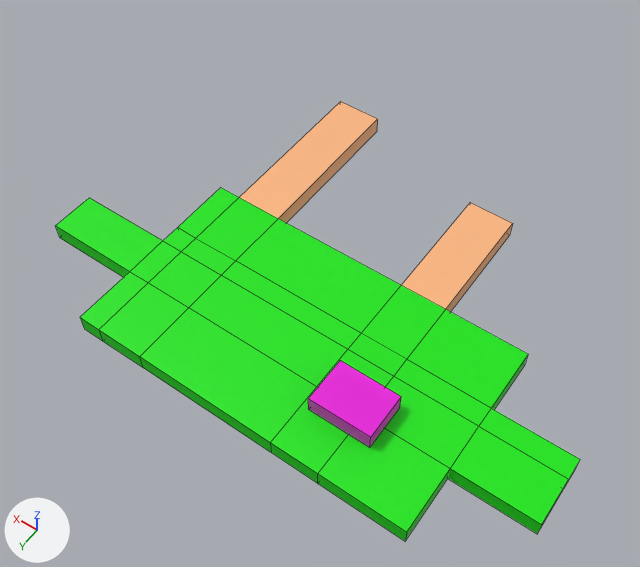
Before and after pictures for a commit that changed the Blender file Client/Assets/Models/Pier.blend.
Before and after are seen from a 50 mm lens placed at (-30.7, 39.6, 73.4), pointed at (1.4, -5.3, 2.7). Lighting does not change. The marker at lower left points along +X, +Y and +Z. Mesh edges are drawn as thin lines.

Script lines for the objects in view, before the commit:
```python
me_cube = bpy.data.meshes.new('Cube')
me_cube.from_pydata(...)  # 78 vertices, 76 faces; spans x -1.47..1.57, y -2.79..1.0, z -1.0..1.0
# faces by material slot: [66, 10]
me_cube.materials.append(mat_material)  # green #0be700
me_cube.materials.append(mat_material_002)  # beige #ffb882
me_cube_002 = bpy.data.meshes.new('Cube.002')
me_cube_002.from_pydata(...)  # a box spanning x -1.0..1.0, y -1.0..1.0, z -1.0..1.0
me_cube_002.materials.append(mat_material_001)  # pink #e700da
ob_cube = bpy.data.objects.new('Cube', me_cube)
ob_cube.location = (0.0, 0.0, 0.0)
ob_cube.scale = (19.3, 11.1, 1.0)
ob_cube_001 = bpy.data.objects.new('Cube.001', me_cube_002)
ob_cube_001.location = (-8.9, 3.7, 1.9)
ob_cube_001.scale = (3.41, 2.56, 0.978)
```
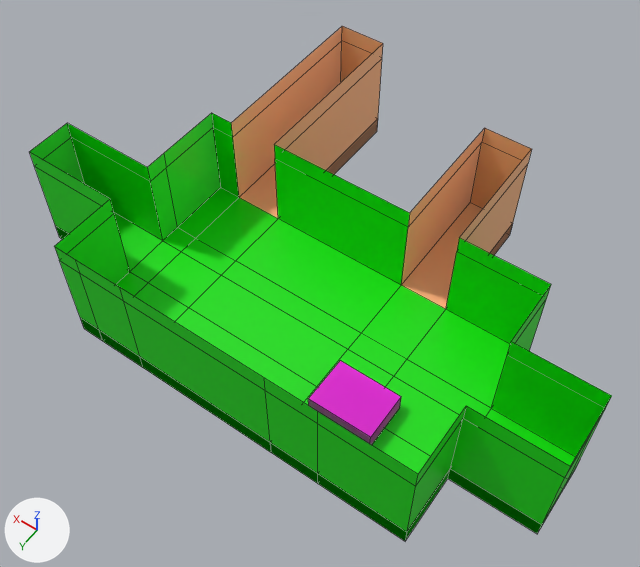
Pixel boxes (x1, y1, x2, y2) of what changed, in the pictures (640 x 567 px):
```json
{"object": "Cube.002", "change": "added", "after": [30, 26, 612, 541], "on screen": "green", "faces in mat_material (green #0be700)": [30, 113, 612, 541], "faces in mat_material_002 (beige #ffb882)": [231, 26, 532, 285]}
```

The change, as JSON lines over the scene's bpy script:
```json
{"op": "add", "block": "me_cube_003", "code": ["me_cube_003 = bpy.data.meshes.new('Cube.003')", "me_cube_003.from_pydata(...)  # 104 vertices, 52 faces, 26 loose edges; spans x -1.47..1.57, y -2.79..1.0, z -1.0..12.0", "# faces by material slot: [40, 12]", "me_cube_003.materials.append(mat_material)  # green #0be700", "me_cube_003.materials.append(mat_material_002)  # beige #ffb882"]}
{"op": "add", "block": "ob_cube_002", "code": ["ob_cube_002 = bpy.data.objects.new('Cube.002', me_cube_003)", "ob_cube_002.location = (0.0, 0.0, 0.0)", "ob_cube_002.scale = (19.3, 11.1, 1.0)"]}
```
